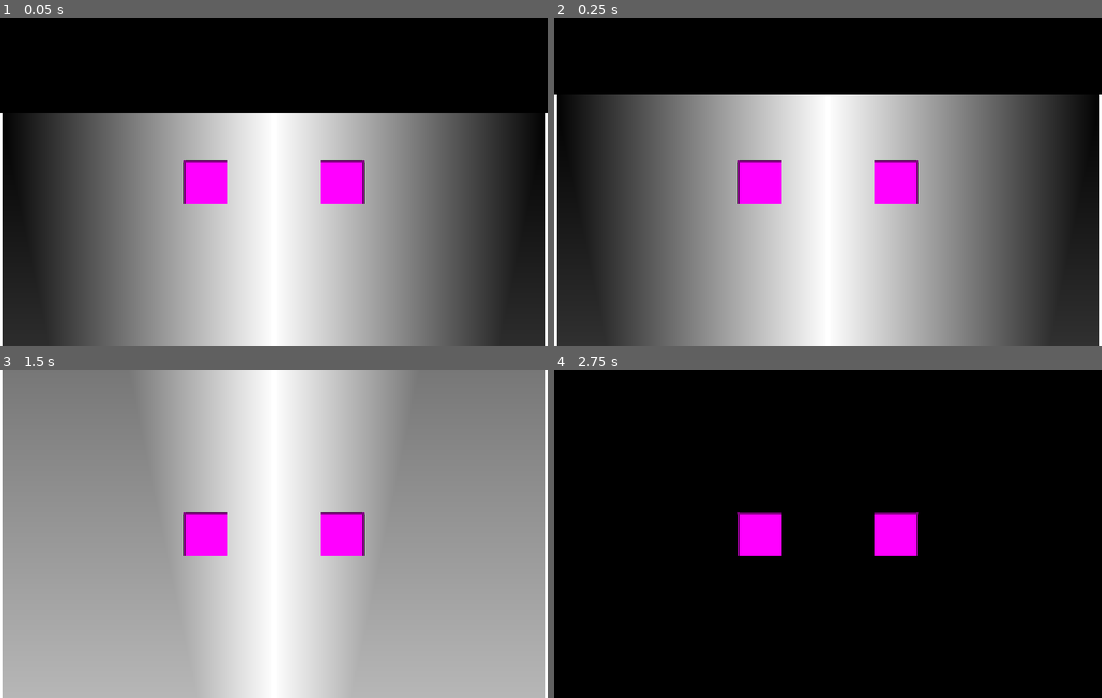
Above: before the commit, frames 1-4 (two rows, left to right).
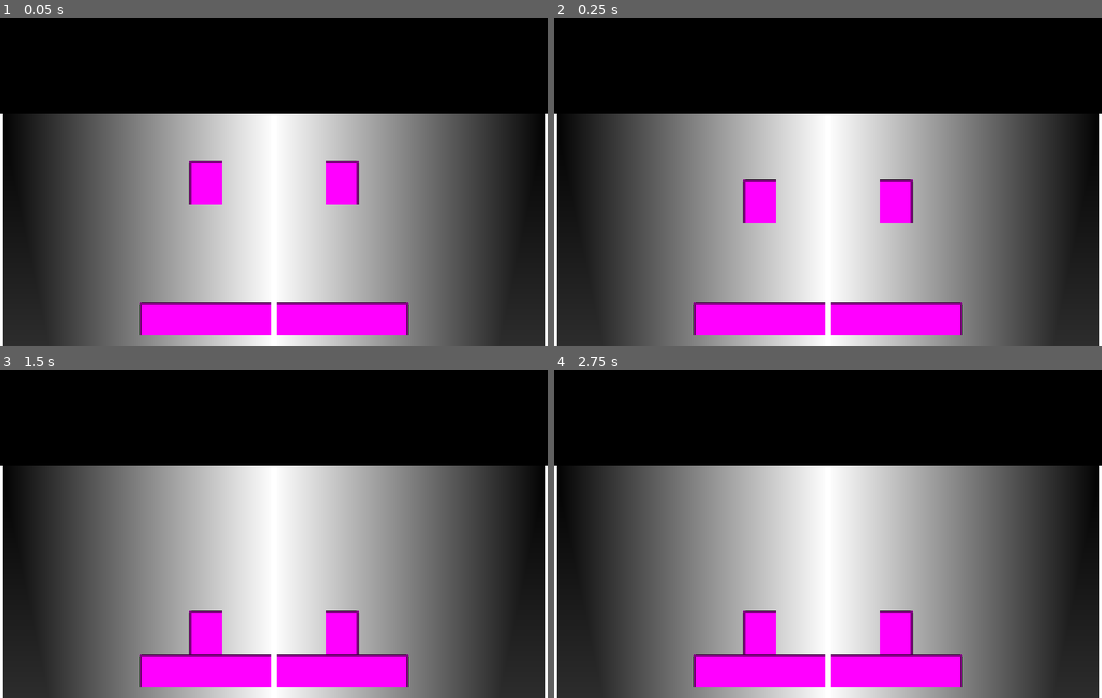
Above: after the commit, the same moments.

Repository: dotevie/SplittingImage
Game: Godot game, scene res://test_scene.tscn
The game is run twice, just before and just after one commit, with the same random seed, the same clock (stepped at 60 frames per second) and the same inputs.
Inputs:
- Up to frame 1 (0.05 s): no input
- Up to frame 2 (0.25 s): no input
- Up to frame 3 (1.5 s): no input
- Up to frame 4 (2.75 s): no input

The runs differ from the first frame. In frame 1, 5.7% of the frame differs, in the area x 0-100%, y 28-97%; in frame 2, 12%; in frame 3, 74%, in the area x 0-100%, y 0-100%; in frame 4, 67%.
Error after the commit: Parse Error: Could not find base class "Rigidbody2D". (res://scripts/player.gd:1)

Commit message:
Organizing Player Node

Diff:
--- a/scenes/level_test.tscn
+++ b/scenes/level_test.tscn
@@ -37,11 +37,17 @@
 [sub_resource type="RectangleShape2D" id="RectangleShape2D_yvmk3"]
 size = Vector2(4, 480)
 
+[sub_resource type="RectangleShape2D" id="RectangleShape2D_vbogn"]
+size = Vector2(192, 48)
+
+[sub_resource type="PlaceholderTexture2D" id="PlaceholderTexture2D_d5kir"]
+size = Vector2(192, 48)
+
 [sub_resource type="RectangleShape2D" id="RectangleShape2D_e73ws"]
-size = Vector2(64, 64)
+size = Vector2(48, 64)
 
 [sub_resource type="PlaceholderTexture2D" id="PlaceholderTexture2D_8m37a"]
-size = Vector2(64, 64)
+size = Vector2(48, 64)
 
 [node name="LevelTest" type="Node2D" node_paths=PackedStringArray("follow_camera")]
 script = ExtResource("1_vbogn")
@@ -77,14 +83,22 @@
 [node name="Camera2D" type="Camera2D" parent="."]
 position = Vector2(200, 100)
 
-[node name="RigidBody2D" type="RigidBody2D" parent="."]
+[node name="StaticBody2D" type="StaticBody2D" parent="."]
+position = Vector2(300, 300)
+
+[node name="CollisionShape2D" type="CollisionShape2D" parent="StaticBody2D"]
+shape = SubResource("RectangleShape2D_vbogn")
+
+[node name="Sprite2D" type="Sprite2D" parent="StaticBody2D"]
+texture = SubResource("PlaceholderTexture2D_d5kir")
+
+[node name="RigidBody2D" type="RigidBody2D" parent="." node_paths=PackedStringArray("cam")]
 position = Vector2(300, 100)
+script = ExtResource("1_e73ws")
+cam = NodePath("../Camera2D")
 
 [node name="CollisionShape2D" type="CollisionShape2D" parent="RigidBody2D"]
 shape = SubResource("RectangleShape2D_e73ws")
 
-[node name="Sprite2D2" type="Sprite2D" parent="RigidBody2D" node_paths=PackedStringArray("cam", "rb")]
+[node name="Sprite2D2" type="Sprite2D" parent="RigidBody2D"]
 texture = SubResource("PlaceholderTexture2D_8m37a")
-script = ExtResource("1_e73ws")
-cam = NodePath("../../Camera2D")
-rb = NodePath("..")
--- a/scripts/player.gd
+++ b/scripts/player.gd
@@ -1,9 +1,10 @@
-extends Node
+extends Rigidbody2D
 
 @export var cam:Camera2D
-@export var rb:RigidBody2D
 
 func _process(delta: float) -> void:
 	#pass
-	cam.position.y = rb.position.y;
-	print(self.position.y);
+	cam.position.y = self.position.y;
+
+func _integrate_forces(delta: float) -> void:
+	pass
Not shown: 1 places in scenes/level_test.tscn that only renumber resources
